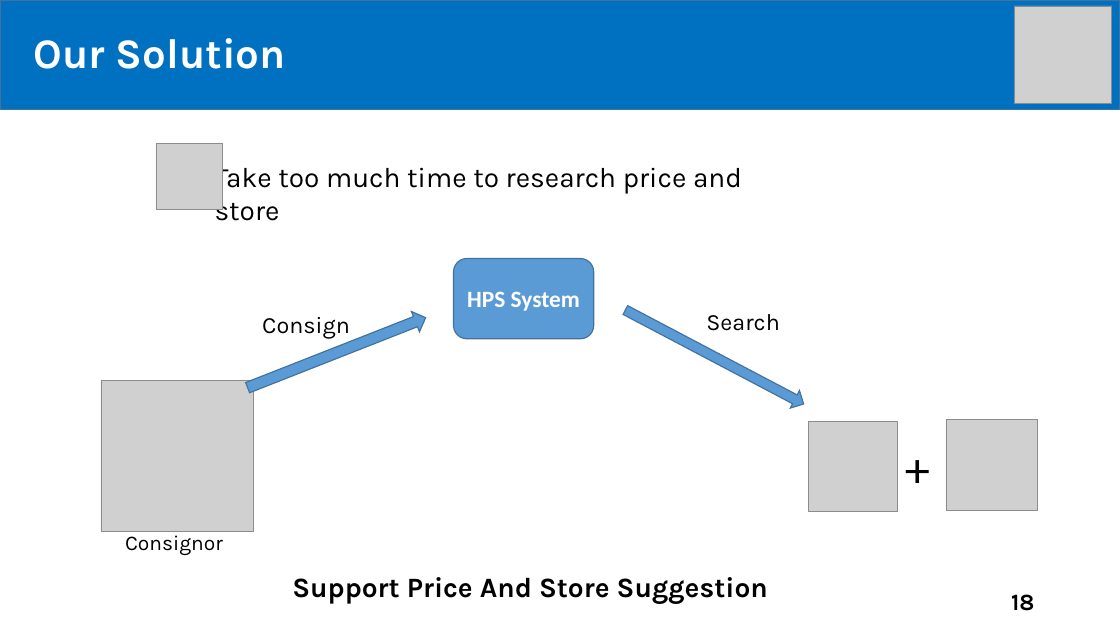
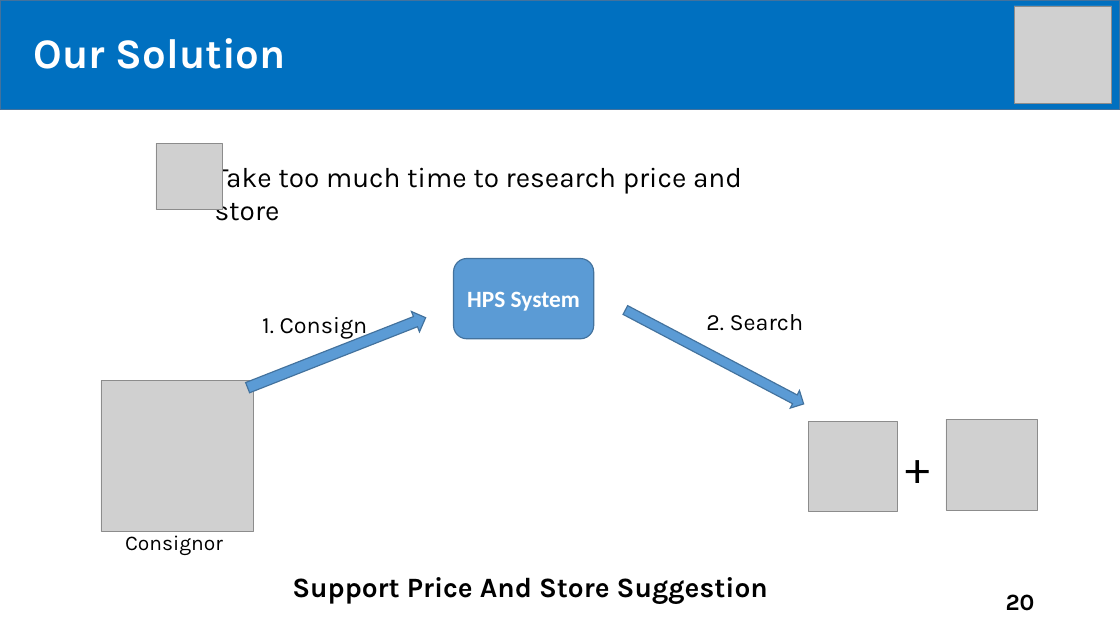
Before and after one commit to tiendan3108/CP, a slide deck: slide 20 of Source/Presentation/PreFinalPresentation.pptx (slide 18 before the commit). Drawn at 1120x630 pixels with LibreOffice and Linux fonts; fonts in the diff are those of the drawing; grey boxes stand for pictures. Boxes give left, top, right and bottom in pixels: in the first picture for what was removed or moved away, otherwise in the second. Text is boxed around its words. In the diff, an @@ line names an element or a change of style, - is before the commit and + after.

```diff
--- a/Source/Presentation/PreFinalPresentation.pptx
+++ b/Source/Presentation/PreFinalPresentation.pptx
@@ text at bbox=[262, 317, 368, 338]: text changed @@
-Consign
+1. Consign
@@ text at bbox=[706, 314, 804, 331]: text changed @@
-Search
+2. Search
@@ page number at bbox=[1006, 594, 1035, 611]: text changed @@
-18
+20
```
Also in this commit, not shown: 22 other slides changed, 14 slides added.
